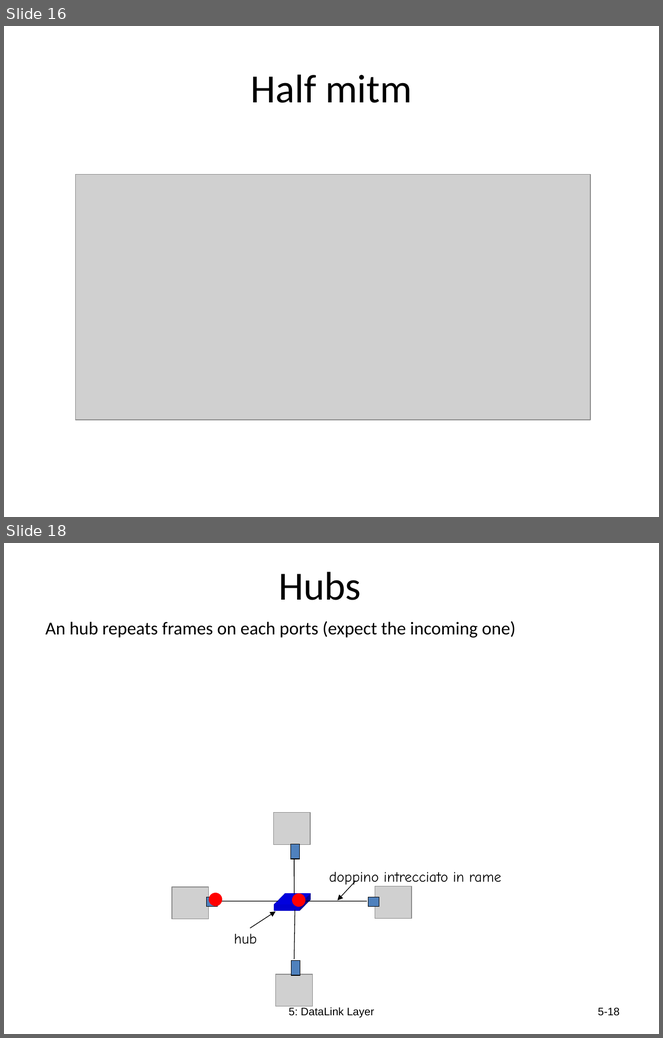
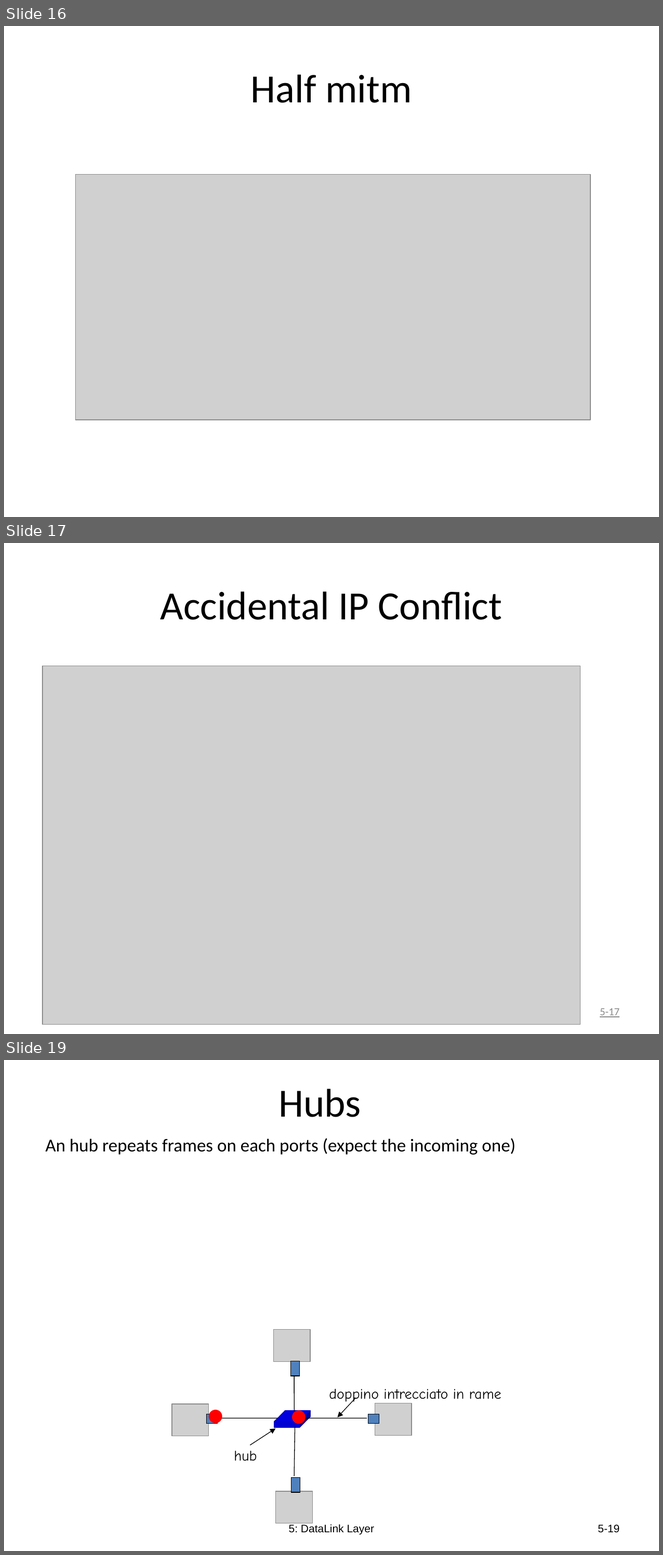
Before and after one commit to DeMaCS-UNICAL/NetworkSecurity, a slide deck: slides/LAYER2-ISSUES.pptx. Shown one above the other, each under a label of ours: slides 16 and 18 before the commit, slides 16, 17 and 19 after it; the slides between them are not shown. The pictures are 663x1038 and 663x1555 pixels, drawn with LibreOffice and Linux fonts; fonts in the diff are those of the drawing; grey boxes stand for pictures. Boxes give left, top, right and bottom in pixels: in the first picture for what was removed or moved away, otherwise in the second. Text is boxed around its words. In the diff, an @@ line names an element or a change of style, - is before the commit and + after.

```diff
--- a/slides/LAYER2-ISSUES.pptx
+++ b/slides/LAYER2-ISSUES.pptx
@@ slide 17 added at box(4, 543, 659, 1034), background #FFFFFF @@
@@ title added at box(161, 591, 502, 620), 44 pt, text #000000 @@
+Accidental IP Conflict
@@ picture added at box(42, 666, 581, 1025) @@
@@ page number added at box(600, 1008, 620, 1018), 12 pt, text #8C8C8C @@
+5-17
@@ what was slide 18 is now slide 19 @@
@@ page number at box(598, 1525, 620, 1533): text changed @@
-5-18
+5-19
```
Also in this commit, not shown: 3 slides changed.
